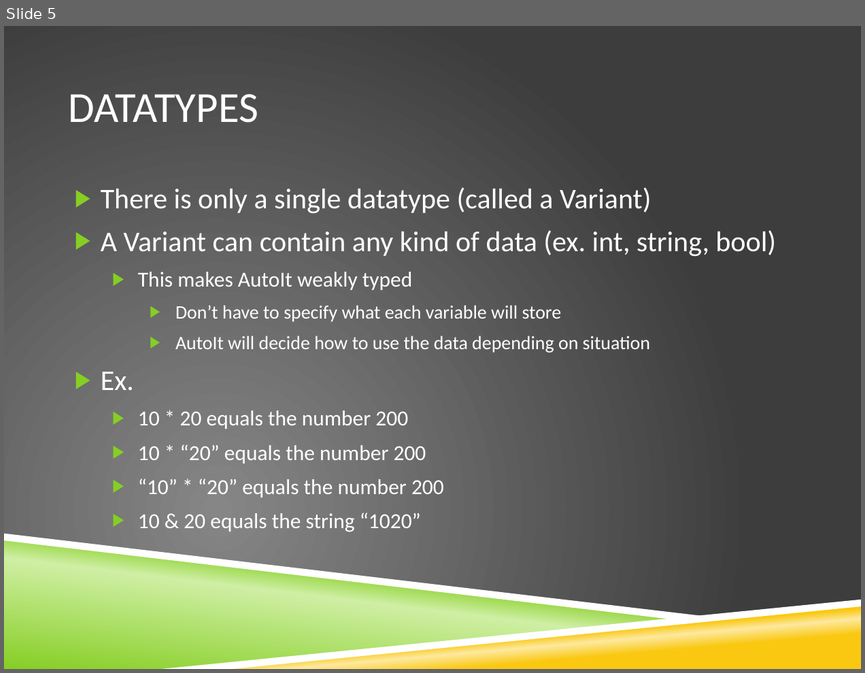
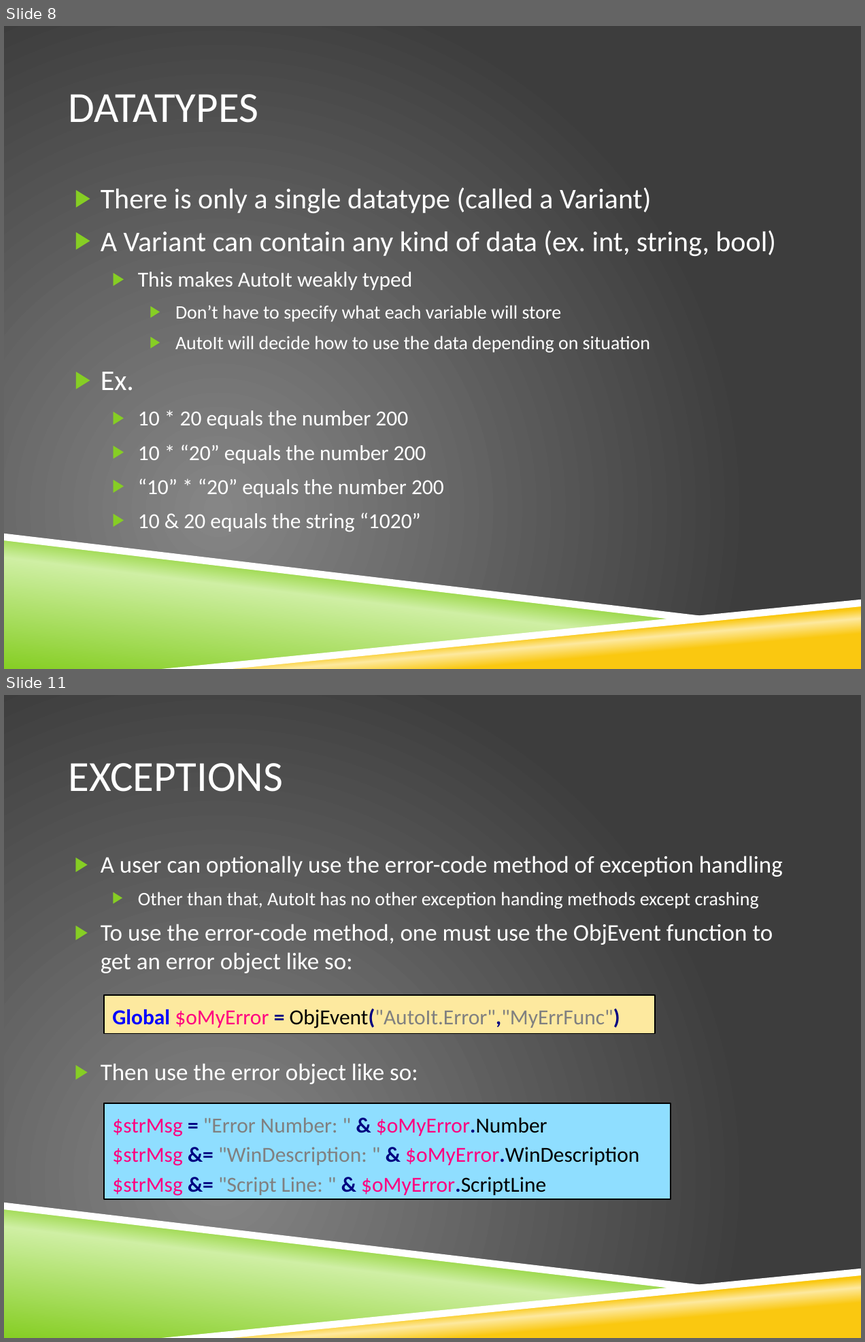
Before and after one commit to krobison/csci400_project, a slide deck: LanguageExplore.pptx. Shown one above the other, each under a label of ours: slide 5 before the commit, slides 8 and 11 after it; the slides between them are not shown. The pictures are 865x673 and 865x1342 pixels, drawn with LibreOffice and Linux fonts; fonts in the diff are those of the drawing; background and template pictures are left out. Boxes give left, top, right and bottom in pixels: in the first picture for what was removed or moved away, otherwise in the second. Text is boxed around its words. In the diff, an @@ line names an element or a change of style, - is before the commit and + after.

```diff
--- a/LanguageExplore.pptx
+++ b/LanguageExplore.pptx
@@ slide 11 added at box(4, 695, 861, 1338), background picture (left out); not listed: 4 template elements that a slide beside it also shows @@
@@ title added at box(68, 763, 283, 792), 36 pt, text #FFFFFF @@
+EXCEPTIONS
@@ text added at box(101, 855, 783, 1084), 20 pt, text #FFFFFF @@
+▶ A user can optionally use the error-code method of exception handling
+  ▶ Other than that, AutoIt has no other exception handing methods except crashing
+▶ To use the error-code method, one must use the ObjEvent function to get an error object like so:
+▶ Then use the error object like so:
@@ rectangle added at box(104, 995, 655, 1034), fill #FDE99F, outline #000000 1 pt, 18 pt, text #808080 @@
+Global $oMyError = ObjEvent("AutoIt.Error","MyErrFunc")
@@ rectangle added at box(104, 1103, 670, 1199), fill #8FDEFF, outline #000000 1 pt, 18 pt, text #FF0080 @@
+$strMsg = "Error Number: " & $oMyError.Number
+$strMsg &= "WinDescription: " & $oMyError.WinDescription
+$strMsg &= "Script Line: " & $oMyError.ScriptLine
@@ what was slide 5 is now slide 8 @@
```
Also in this commit, not shown: 4 slides changed, 4 other slides added.
